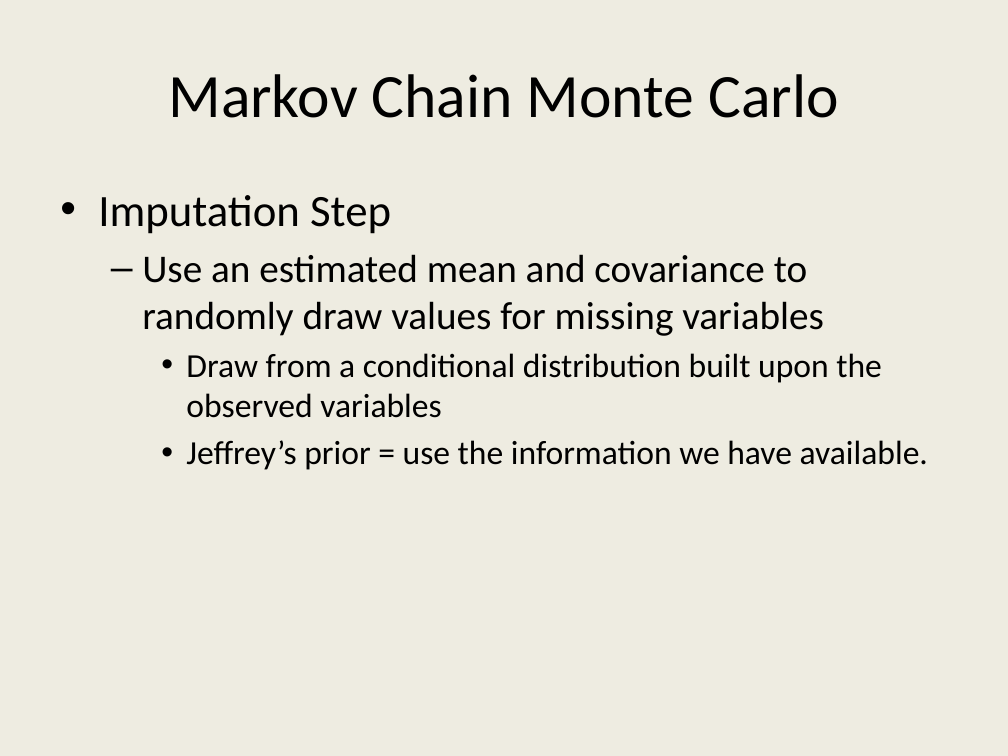
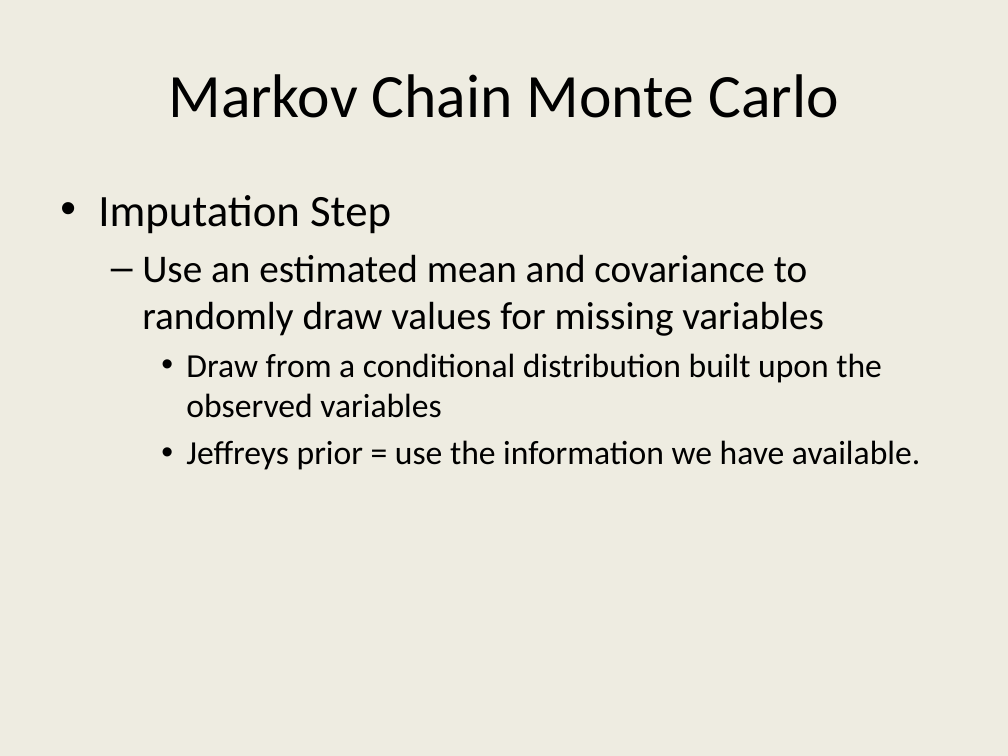
Before and after one commit to OuhscBbmc/StatisticalComputing, a slide deck: slide 24 of 2014_Presentations/03_March/PleitzProcMI-2014-03.pptx (slide 7 before the commit). Drawn at 1008x756 pixels with LibreOffice and Linux fonts; fonts in the diff are those of the drawing. Boxes give left, top, right and bottom in pixels: in the first picture for what was removed or moved away, otherwise in the second. Text is boxed around its words. In the diff, an @@ line names an element or a change of style, - is before the commit and + after.

```diff
--- a/2014_Presentations/03_March/PleitzProcMI-2014-03.pptx
+++ b/2014_Presentations/03_March/PleitzProcMI-2014-03.pptx
@@ text at [186,440,920,470]: text changed @@
-    • Jeffrey’s prior = use the information we have available.
+    • Jeffreys prior = use the information we have available.
```
Also in this commit, not shown: 3 other slides changed, 2 slides added, 4 other files.
